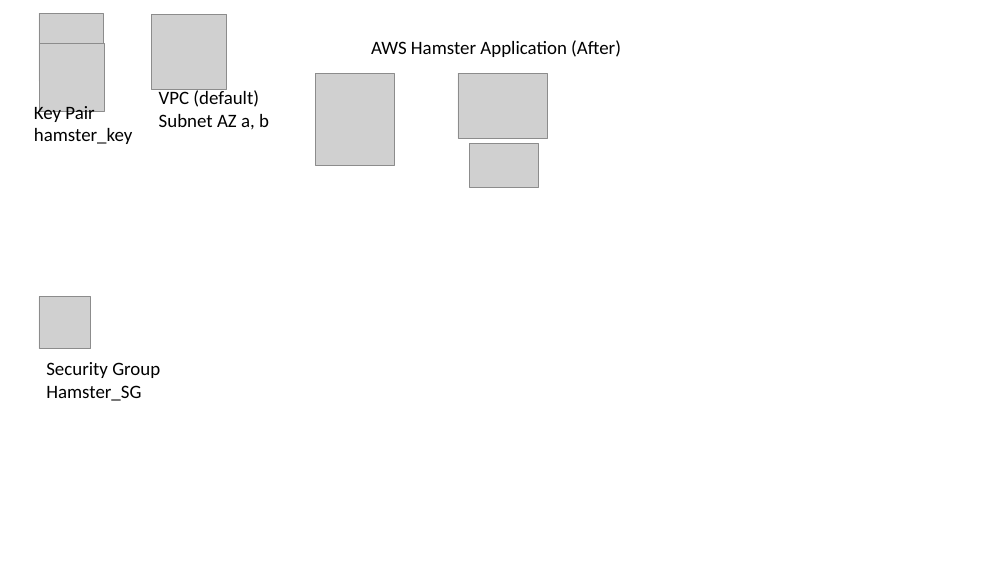
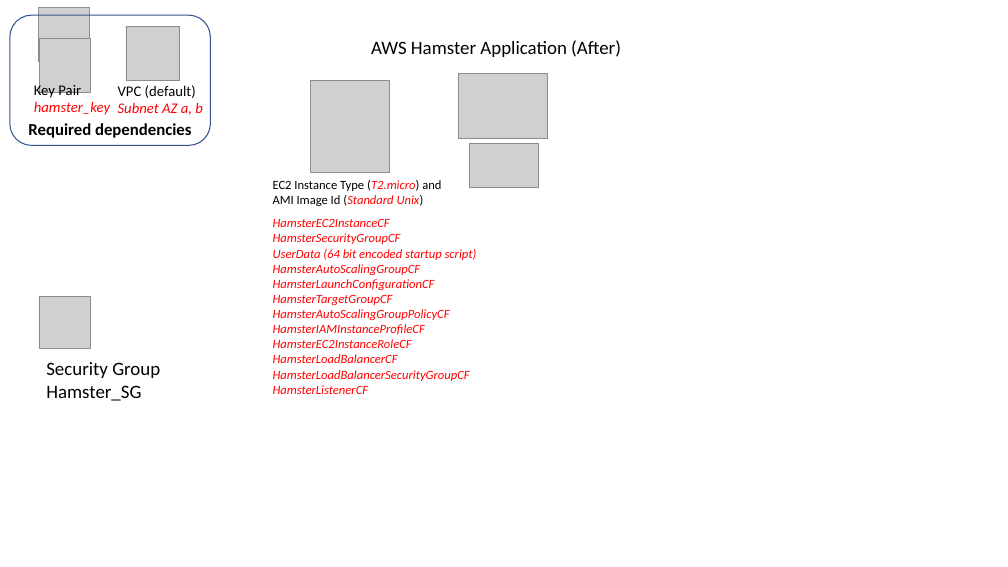
Before and after one commit to JACJava/hbfl-master, a slide deck: slide 3 of AWS EC2 Connections.pptx. Drawn at 1008x567 pixels with LibreOffice and Linux fonts; fonts in the diff are those of the drawing; grey boxes stand for pictures. Boxes give left, top, right and bottom in pixels: in the first picture for what was removed or moved away, otherwise in the second. Text is boxed around its words. In the diff, an @@ line names an element or a change of style, - is before the commit and + after.

```diff
--- a/AWS EC2 Connections.pptx
+++ b/AWS EC2 Connections.pptx
@@ rounded rectangle added at [10,15,210,145], outline #325491 1 pt, 16 pt, text #000000, bold @@
+Required dependencies
@@ picture: place and size @@
-picture at [39,13,103,81]
+picture at [39,8,89,61]
@@ picture: place and size @@
-picture at [151,14,227,90]
+picture at [126,26,180,80]
@@ picture: place and size @@
-picture at [40,44,104,112]
+picture at [39,38,90,91]
@@ text "Key Pair hamster_key": place and size @@
-text "Key Pair hamster_key" at [34,103,133,144]
+text "Key Pair hamster_key" at [34,82,110,115]
@@ text "Key Pair hamster_key" at [34,82,110,115]: size 18 to 14 pt; text colour #000000 to #FF0000, italic on in "hamster_key" @@
@@ text "VPC (default)": place and size @@
-text "VPC (default)" at [159,89,269,129]
+text "VPC (default)" at [118,85,203,115]
@@ text "VPC (default)" at [118,85,203,115]: size 18 to 14 pt; text colour #000000 to #FF0000, italic on in "Subnet AZ a, b" @@
@@ picture: place and size @@
-picture at [316,73,395,166]
+picture at [311,80,389,172]
@@ text added at [273,180,441,206], 12 pt, text #000000 @@
+EC2 Instance Type (T2.micro) and AMI Image Id (Standard Unix)
@@ text added at [273,219,477,394], 12 pt, text #FF0000, italic @@
+HamsterEC2InstanceCF
+HamsterSecurityGroupCF
+UserData (64 bit encoded startup script)
+HamsterAutoScalingGroupCF
+HamsterLaunchConfigurationCF
+HamsterTargetGroupCF
+HamsterAutoScalingGroupPolicyCF
+HamsterIAMInstanceProfileCF
+HamsterEC2InstanceRoleCF
+HamsterLoadBalancerCF
+HamsterLoadBalancerSecurityGroupCF
+HamsterListenerCF
```
